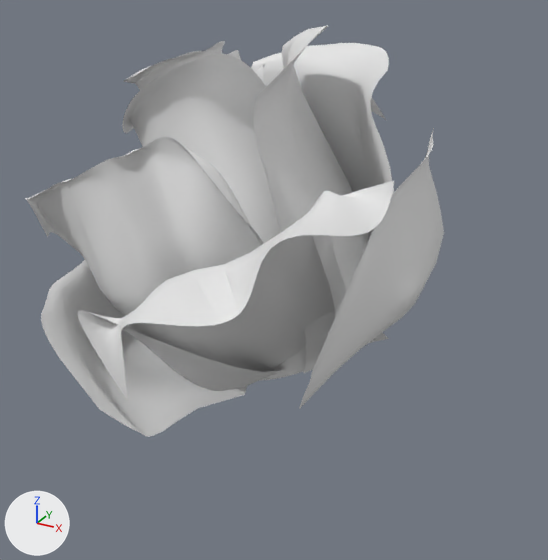
The OBJ model Model/red_rose.obj, before and after one commit.
Rendered twice from a camera (50 mm lens) standing at (115.0, -181.6, 80.7) and looking at (18.3, -5.8, -7.2). The lights are fixed; the arrows at lower left show +X, +Y and +Z. Where no turn or scale is listed for an object, it has been applied to the vertices.

Names of what the first picture shows: 'rose--red'.
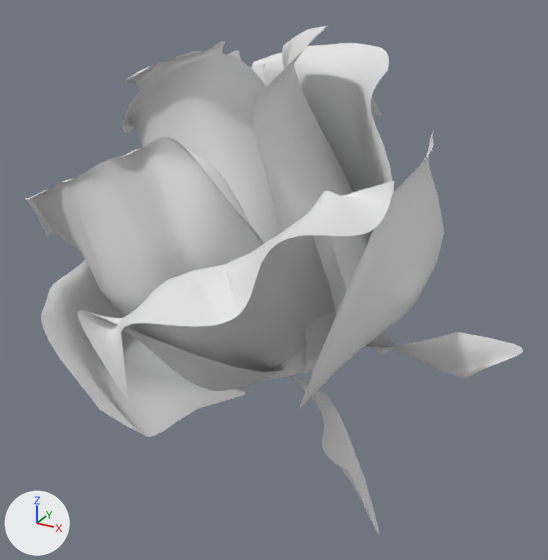
The edits, one by one:
Mesh me_rose_calyx_rose__red_001 is new.
It has 589 vertices, 1037 faces and spans x 22.8..88.2, y -38.2..8.5, z -54.9..-13.5.
Object 'rose_calyx_rose--red.001' (ob_rose_calyx_rose__red_001) is new; it shows me_rose_calyx_rose__red_001.
Its location is (0.0, 0.0, 0.0).

Changed parts and their boxes (x1, y1, x2, y2) in the pictures (548 x 560 px):
'rose_calyx_rose--red.001', added
    after: (290, 332, 523, 534)
